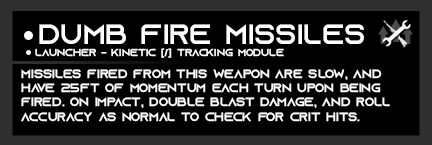
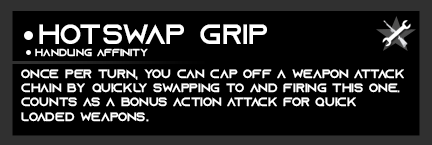
Layers edited between the first and the second 432 × 145 image:
painted on "Mod Name" over [43, 24, 364, 44]
painted on "Socket Compatibility" over [35, 48, 284, 58]
painted on "Description" over [21, 69, 404, 122]
showed "Power Weapon" over [376, 16, 416, 51]
hid "Boost Weapon" over [378, 19, 413, 49]
added layer "Border" in group "Front" over [21, 16, 416, 122]